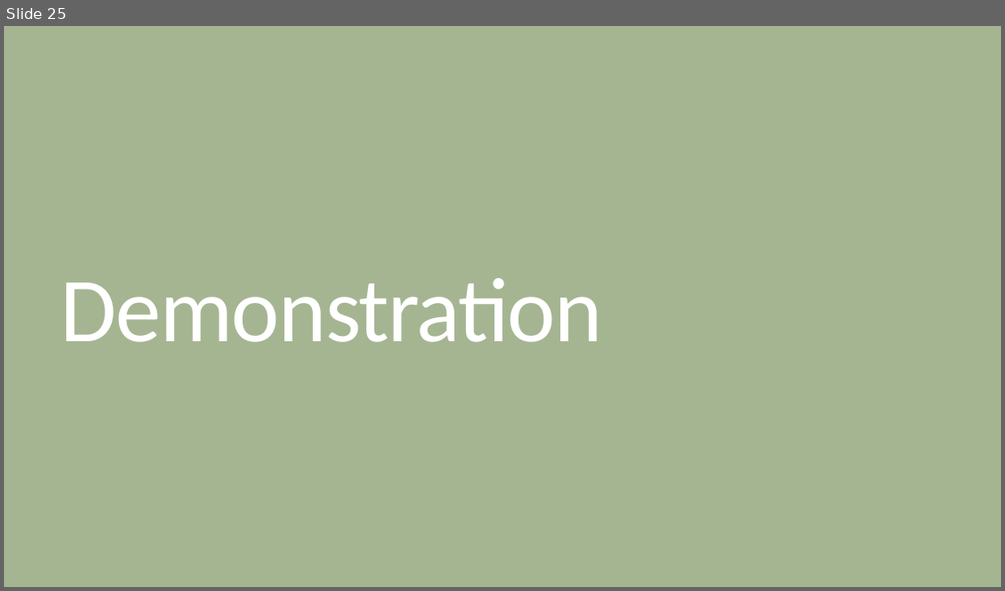
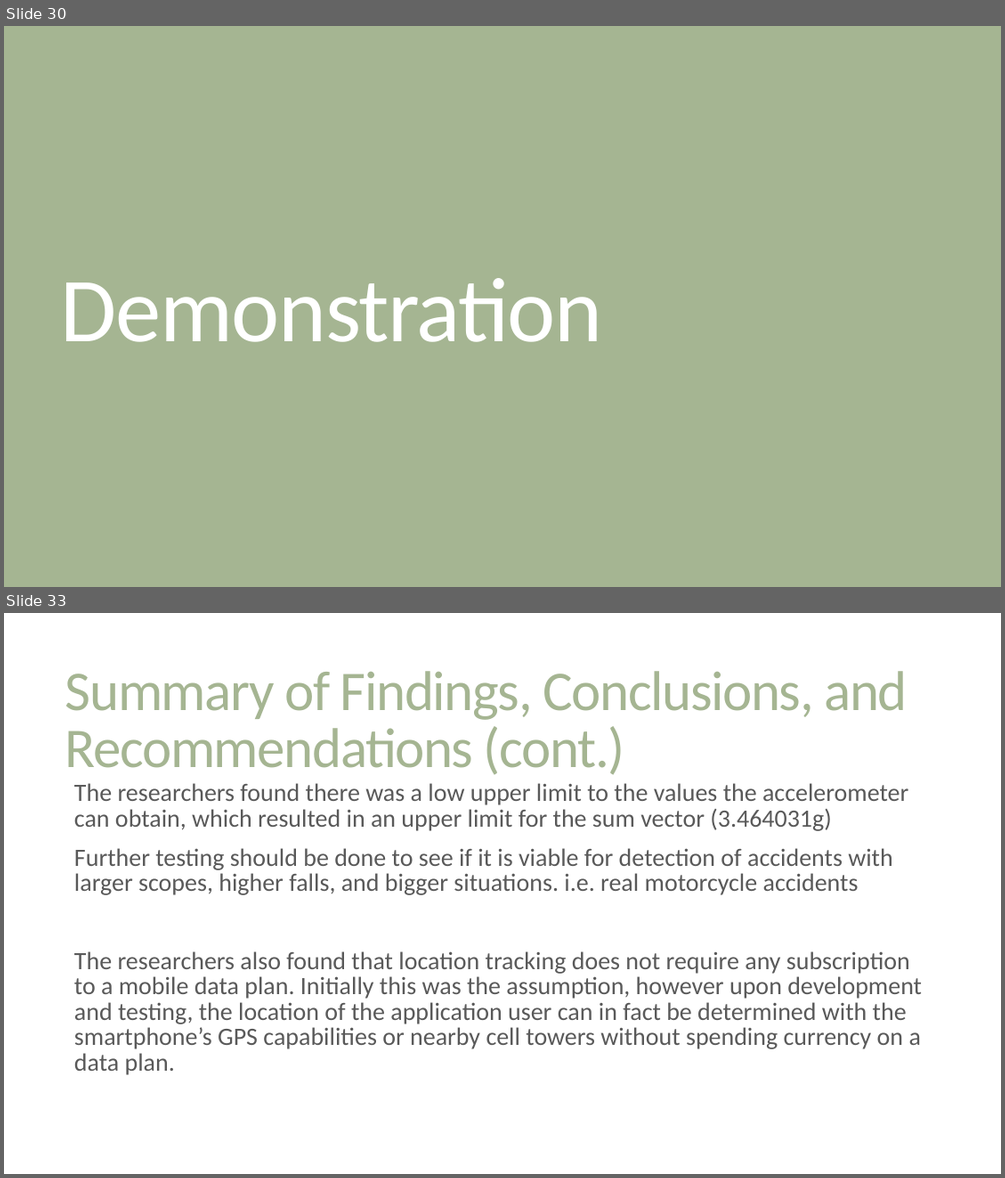
Before and after one commit to Talatsu92/Thesis, a slide deck: Documents/Thesis Defense.pptx. Shown one above the other, each under a label of ours: slide 25 before the commit, slides 30 and 33 after it; the slides between them are not shown. The pictures are 1005x591 and 1005x1178 pixels, drawn with LibreOffice and Linux fonts; fonts in the diff are those of the drawing. Boxes give left, top, right and bottom in pixels: in the first picture for what was removed or moved away, otherwise in the second. Text is boxed around its words. In the diff, an @@ line names an element or a change of style, - is before the commit and + after.

Commit message:
Minor update
-Updated Thesis Defense ppt
-Cleaned BroadcastReceiver code
-Set Location priority to high_accuracy

```diff
--- a/Documents/Thesis Defense.pptx
+++ b/Documents/Thesis Defense.pptx
@@ slide 33 added at (4,613,1001,1174), background #FFFFFF @@
@@ title added at (65,671,907,775), 54 pt, text #A5B592 @@
+Summary of Findings, Conclusions, and Recommendations (cont.)
@@ text added at (74,783,922,1075), 24 pt, text #595959 @@
+  The researchers found there was a low upper limit to the values the accelerometer can obtain, which resulted in an upper limit for the sum vector (3.464031g)
+  Further testing should be done to see if it is viable for detection of accidents with larger scopes, higher falls, and bigger situations. i.e. real motorcycle accidents
+  The researchers also found that location tracking does not require any subscription to a mobile data plan. Initially this was the assumption, however upon development and testing, the location of the application user can in fact be determined with the smartphone’s GPS capabilities or nearby cell towers without spending currency on a data plan.
@@ what was slide 25 is now slide 30 @@
```
Also in this commit, not shown: 2 slides changed, 14 other slides added, 5 slides removed, 5 other files.
